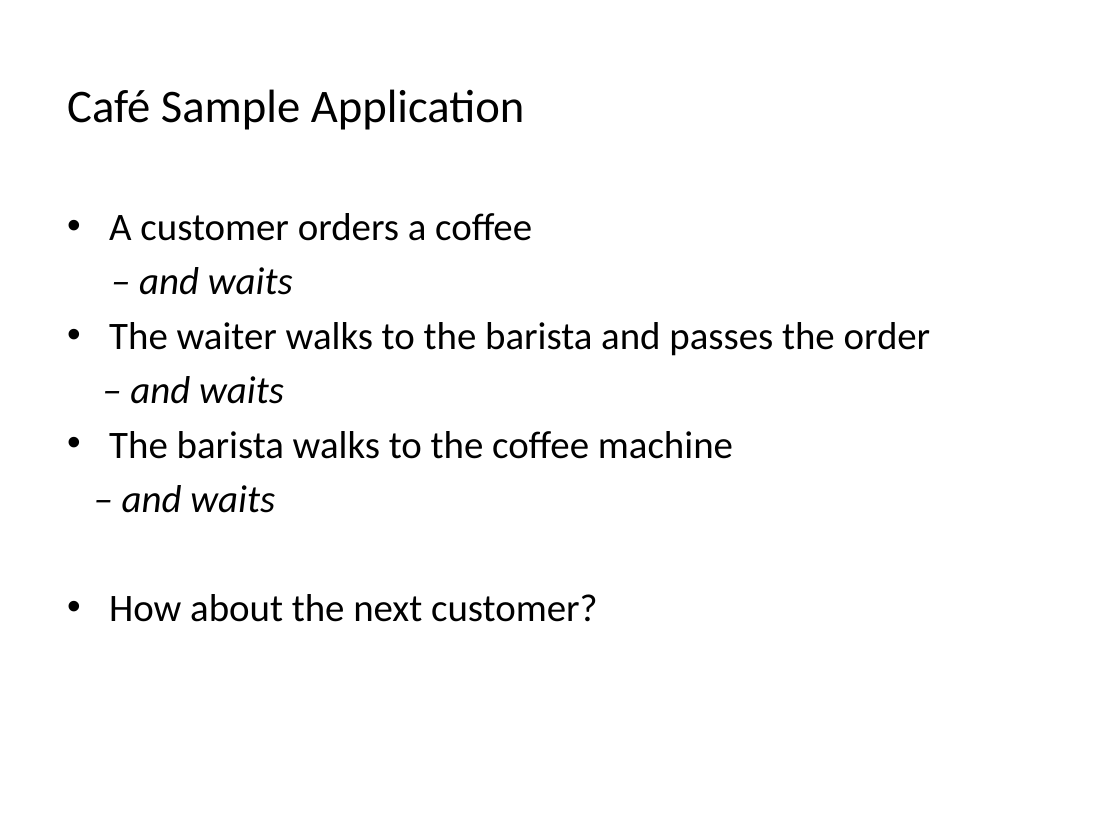
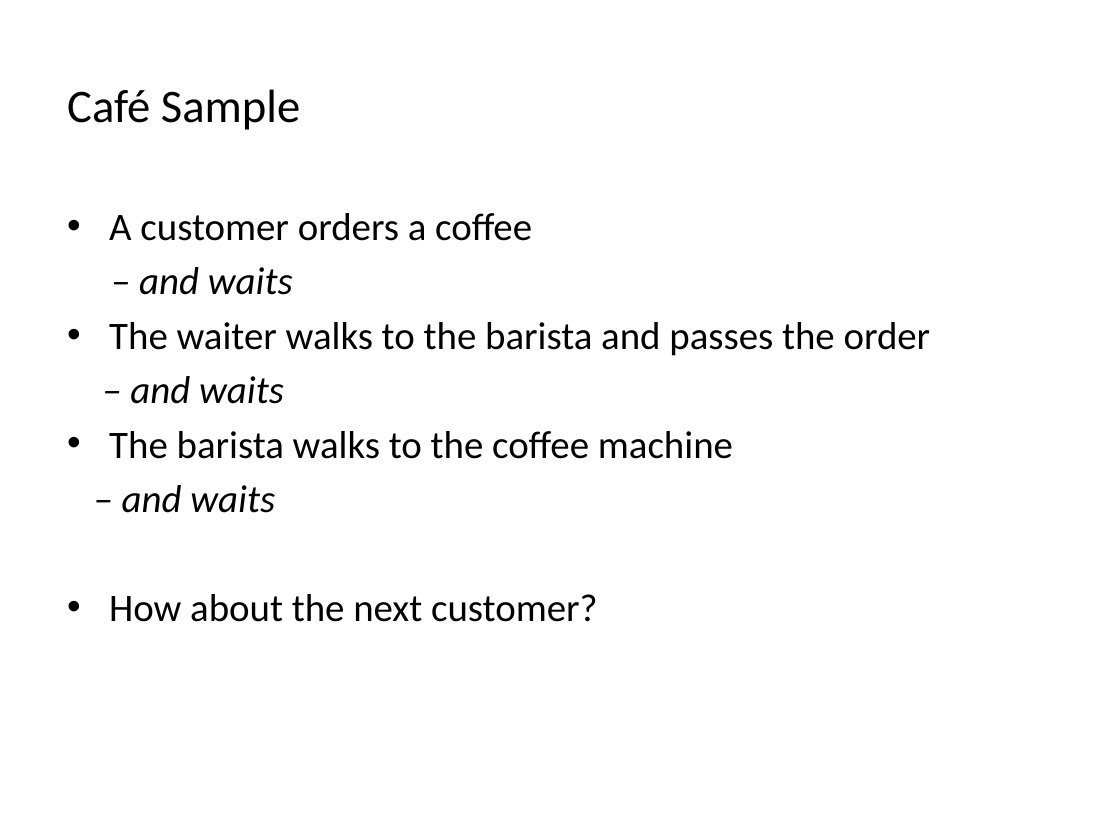
Before and after one commit to phuongtt2a/cafe, a slide deck: slide 3 of cafe/docs/Spring_Integration.pptx (slide 1 before the commit). Drawn at 1120x840 pixels with LibreOffice and Linux fonts; fonts in the diff are those of the drawing. Boxes give left, top, right and bottom in pixels: in the first picture for what was removed or moved away, otherwise in the second. Text is boxed around its words. In the diff, an @@ line names an element or a change of style, - is before the commit and + after.

```diff
--- a/cafe/docs/Spring_Integration.pptx
+++ b/cafe/docs/Spring_Integration.pptx
@@ title at (67,89,300,130): text changed @@
-Café Sample Application
+Café Sample
```
Also in this commit, not shown: 3 slides added, 1 slide removed.
